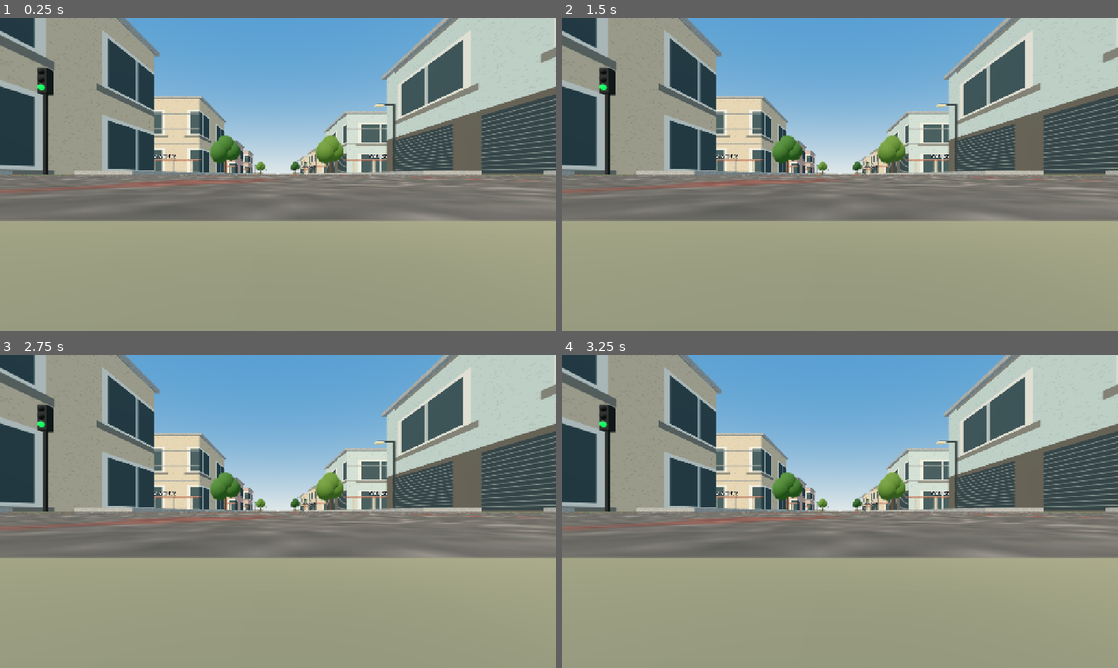
Above: before the commit, frames 1-4 (two rows, left to right).
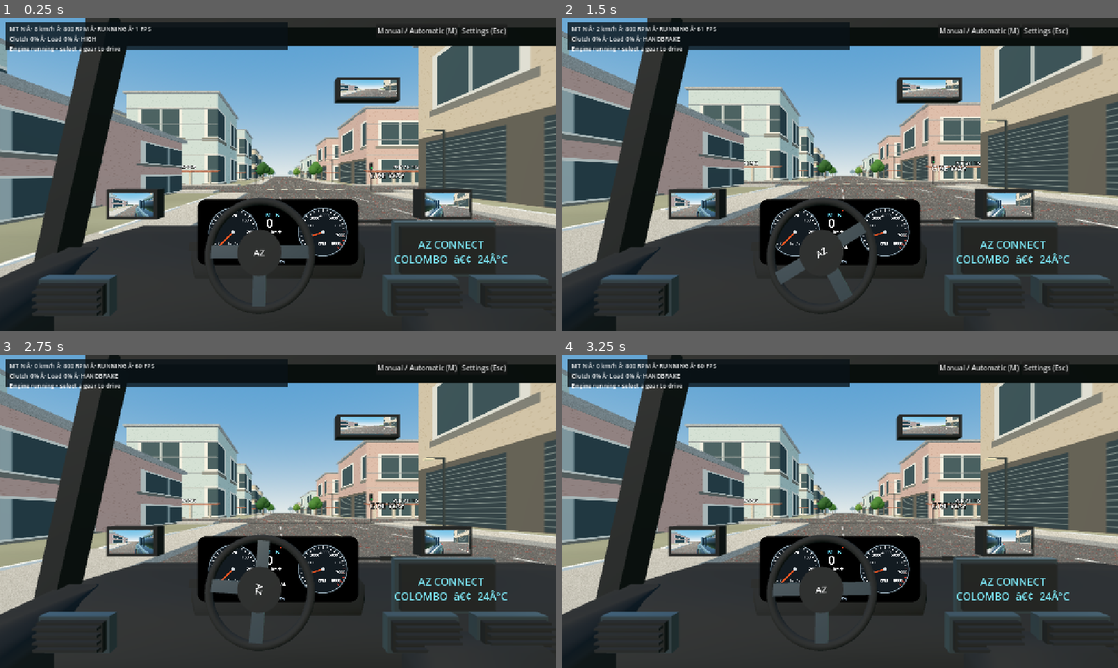
Above: after the commit, the same moments.

Repository: Mhd-Azeem/WebToApp
Game: Godot game, scene res://scenes/main.tscn
Two runs of this game, one before a commit and one after it. Both use one fixed random seed, a clock stepped at 60 frames per second and the inputs below.
Inputs (mouse positions are in pixels of both pictures, inside the frame that each line leads up to):
- Up to frame 1 (0.25 s): no input
- Up to frame 2 (1.5 s): tap Enter at 0.5 s; move the mouse to (962, 158) at 0.52 s; hold D 0.53-1.25 s; hold Shift 0.53-1.25 s; click (962, 158) at 0.67 s; tap Space at 0.77 s; drag from (728, 190) to (812, 237) at 1.27 s
- Up to frame 3 (2.75 s): move the mouse to (333, 442) at 2.02 s; hold D from 2.03 s (still down); tap H at 2.1 s
- Up to frame 4 (3.25 s): release D at 2.75 s; drag from (812, 574) to (673, 464) at 2.77 s

The runs differ from the first frame. In frame 1, 83% of the frame differs, in the area x 0-100%, y 0-100%; in frame 2, 82%; in frame 3, 82%; in frame 4, 83%.
Error before the commit: Invalid call. Nonexistent function 'set_engine_type' in base 'Node (engine_audio.gd)'. (res://scripts/main.gd:104)

Commit message:
Implement selectable petrol and diesel procedural engine sound profiles

Diff:
--- a/az-car-3d/scripts/engine_audio.gd
+++ b/az-car-3d/scripts/engine_audio.gd
@@ -19,6 +19,9 @@
 var frequency := 0.0
 var audible_rpm := 800.0
 var engine_mix := 0.0
+var engine_type := 0 # 0 petrol, 1 diesel
+func set_engine_type(value: int) -> void:
+	engine_type=clampi(value,0,1)
 # Boost perceived engine loudness while limiting peaks from simultaneous layers.
 const ENGINE_GAIN = 3.2
 const MASTER_HEADROOM = 0.96
@@ -132,7 +135,10 @@
 		elif audible_rpm>=references[i] and i+1<layers.size(): weight=1-clampf((audible_rpm-references[i])/(references[i+1]-references[i]),0,1)
 		elif i>0 and audible_rpm<=references[i]: weight=clampf((audible_rpm-references[i-1])/(references[i]-references[i-1]),0,1)
 		layer_weights[i]=weight
-		layers[i].pitch_scale=clampf(audible_rpm/references[i],0.25,4)
+		layers[i].pitch_scale=clampf(audible_rpm/references[i]*(0.80 if engine_type==1 else 1.0),0.25,4)
+		# Diesel emphasizes lower harmonics and a rougher idle; petrol revs brighter.
+		var tone_gain := (1.20 if i<2 else 0.65) if engine_type==1 else (0.78 if i<2 else 1.12)
+		weight*=tone_gain
 		_volume(layers[i],weight*engine_mix*ENGINE_GAIN,delta,35 if e.ignition_cut else 14)
 	_volume(starter,0.75 if e.state==1 else 0.0,delta)
 	starter.pitch_scale=clampf(maxf(150,e.rpm)/400,0.5,1.7)
@@ -153,7 +159,7 @@
 	last_ignition=e.ignition_serial
 	var speed := car.linear_velocity.length()
 	var road := clampf(speed/45,0,1) if car.wheel_physics.grounded else 0.0
-	_volume(noises.rolling,road*0.24,delta)
+	_volume(noises.rolling,road*(0.31 if engine_type==1 else 0.24),delta)
 	noises.rolling.pitch_scale=clampf(speed/16,0.5,2.0)
 	_volume(noises.wind,pow(clampf(speed/65,0,1),1.7)*0.10,delta)
 	_volume(noises.brake,0.0,delta) # Remove sharp brake hiss/squeal
